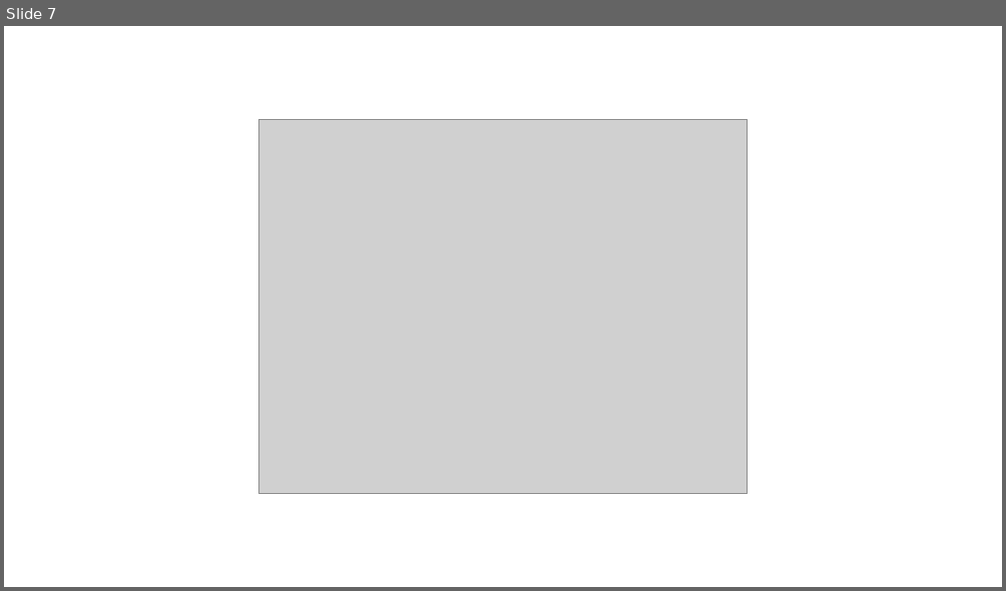
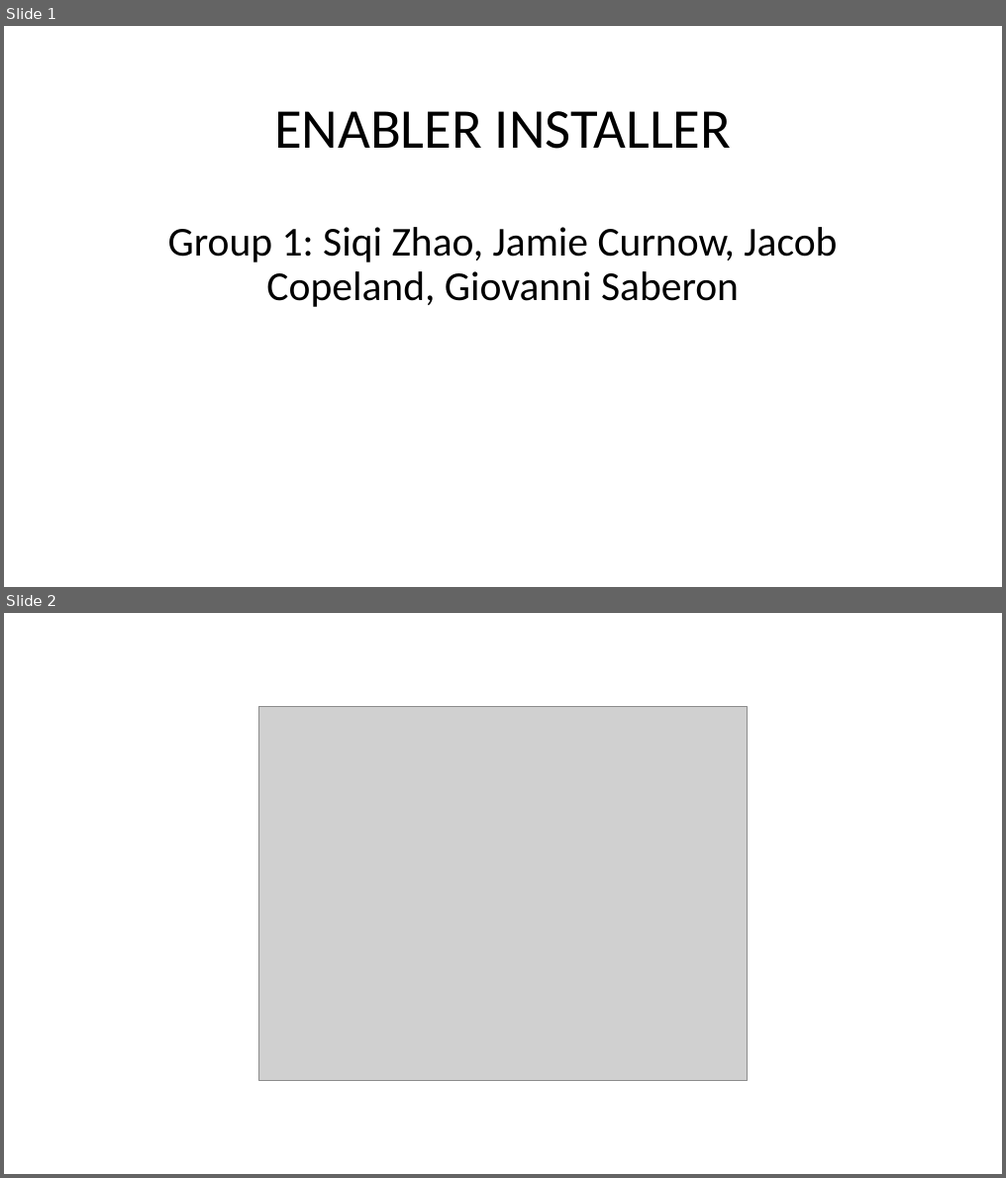
Before and after one commit to jakewc/installer-capstone, a slide deck: Documentation/Presentation1.pptx. Shown one above the other, each under a label of ours: slide 7 before the commit, slides 1 and 2 after it. The pictures are 1006x591 and 1006x1178 pixels, drawn with LibreOffice and Linux fonts; fonts in the diff are those of the drawing; grey boxes stand for pictures. Boxes give left, top, right and bottom in pixels: in the first picture for what was removed or moved away, otherwise in the second. Text is boxed around its words. In the diff, an @@ line names an element or a change of style, - is before the commit and + after.

```diff
--- a/Documentation/Presentation1.pptx
+++ b/Documentation/Presentation1.pptx
@@ slide 1 added at [4, 26, 1002, 587], background #FFFFFF @@
@@ title added at [168, 111, 837, 307], 39.6 pt, text #000000 @@
+ENABLER INSTALLER
+Group 1: Siqi Zhao, Jamie Curnow, Jacob Copeland, Giovanni Saberon
@@ what was slide 7 is now slide 2 @@
```
Also in this commit, not shown: 12 other slides added, 9 slides removed, 21 other files.
